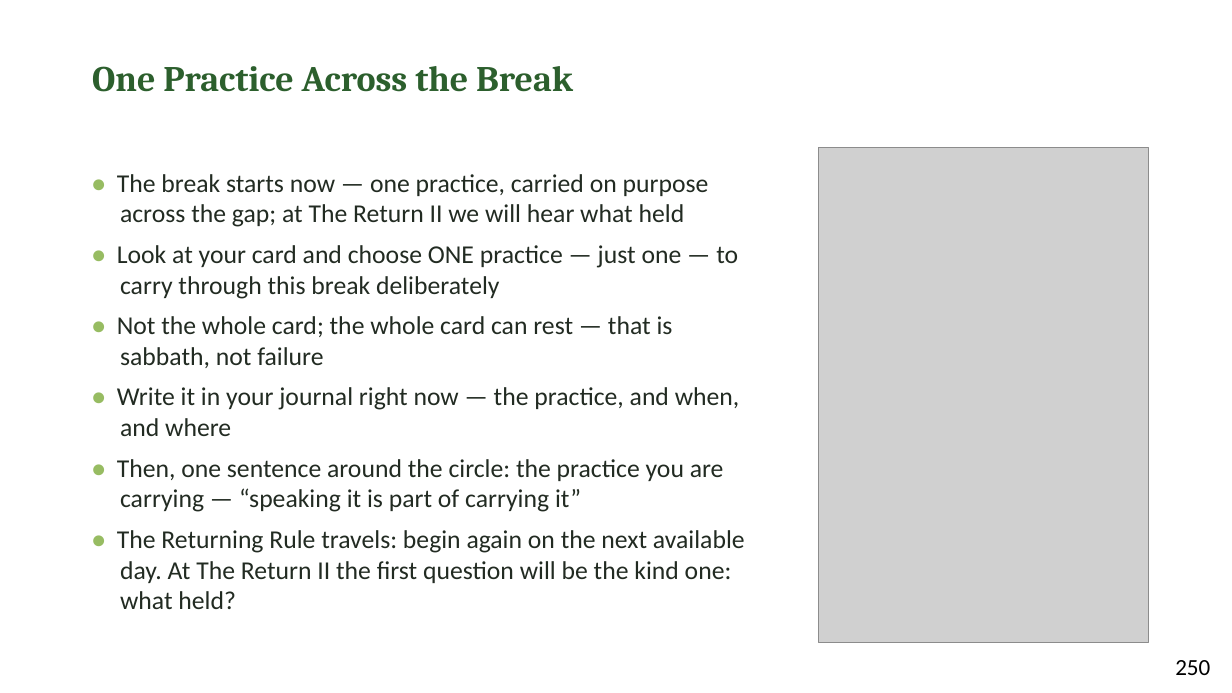
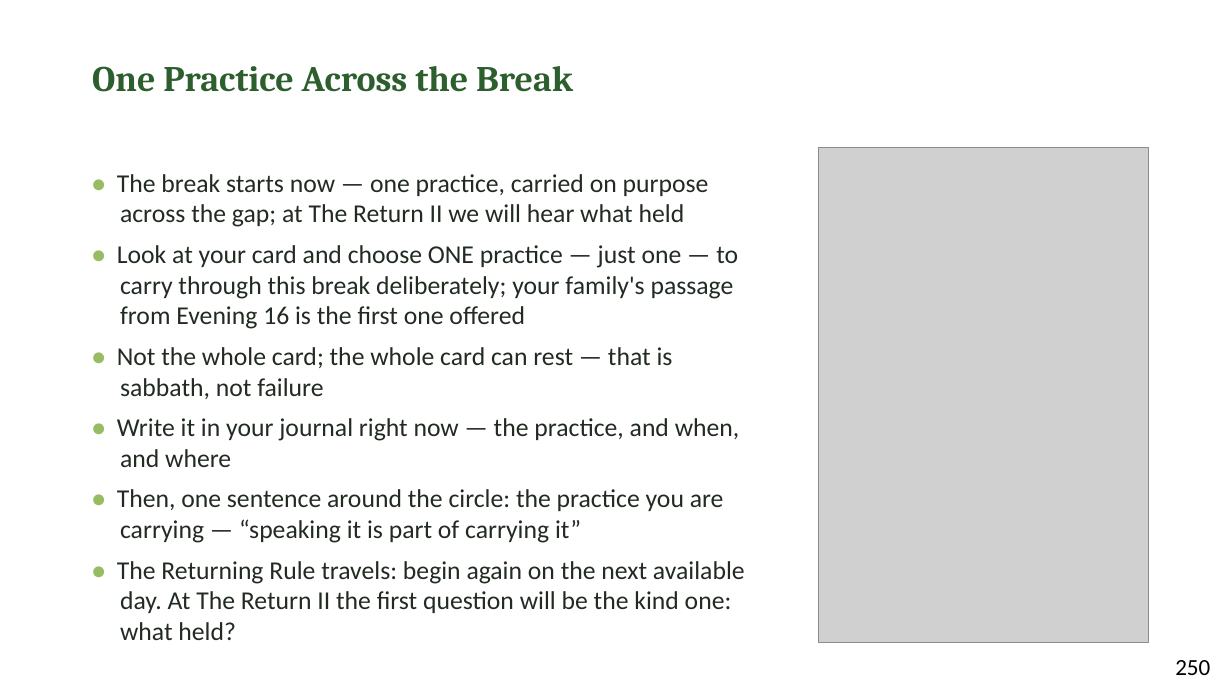
Before and after one commit to jgtittle-ministries/fellowship-of-the-heart-pilot-at-cca-dev, a slide deck: slide 9 of _implementation-notes/evening-series/FotH Evening Session 17 Slides DRAFT v1.pptx. Drawn at 1232x693 pixels with LibreOffice and Linux fonts; fonts in the diff are those of the drawing; grey boxes stand for pictures. Boxes give left, top, right and bottom in pixels: in the first picture for what was removed or moved away, otherwise in the second. Text is boxed around its words. In the diff, an @@ line names an element or a change of style, - is before the commit and + after.

```diff
--- a/_implementation-notes/evening-series/FotH Evening Session 17 Slides DRAFT v1.pptx
+++ b/_implementation-notes/evening-series/FotH Evening Session 17 Slides DRAFT v1.pptx
@@ text at [117, 245, 738, 329]: text changed @@
-• Look at your card and choose ONE practice — just one — to carry through this break deliberately
+• Look at your card and choose ONE practice — just one — to carry through this break deliberately; your family's passage from Evening 16 is the first one offered
```
Also in this commit, not shown: 4 other slides changed, 52 other files.
